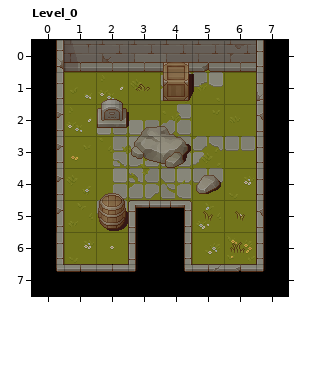
Two versions of a level (LDtk project, res/LDtkMap.ldtk). Above, as it was before the edit.
Cells are 32x32 px. Shown: Level_0 x 0..7, y 0..7.
The same view after the edit:
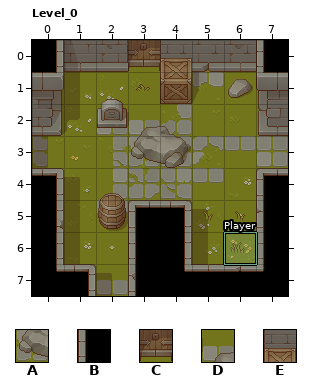
Key: from "Floor": A 1 "cobble", B 3 "wall", C 4 "door"; from "Props": D 1 "stone", E 2 "furniture".
_ is an empty cell, . an unchanged one.
Objects are placed by their top-left corner, in cells (3,4 is the top-left corner of cell 3,4); size is 1x1 cell unless given.
The edit:
layer "PropsShadowAutoLayer" opacity 100% -> 30%
--- layer "Floor"
@@ x 3..3 @@
-0 B
+0 C
@@ x 0..7 @@
-3 B......B
+3 A......A
@@ x 2..2 @@
-7 B
+7 A
--- layer "Props"
@@ x 4..6 @@
-0 _..
-1 .._
+0 E..
+1 ..D
@@ x 5..5 @@
-4 D
+4 _
--- layer "Entities"
+"Player" rectangle at 6,6
